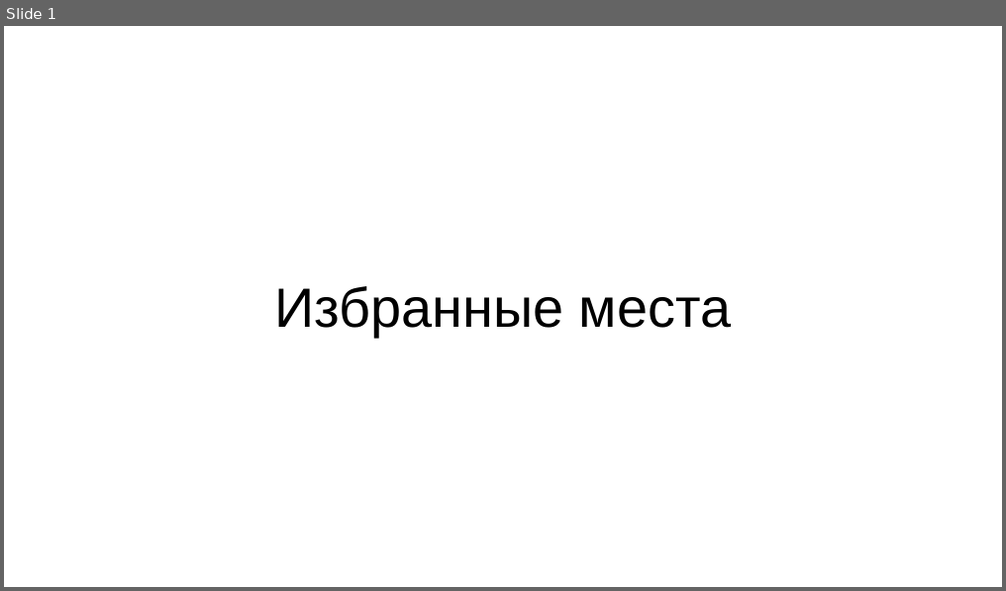
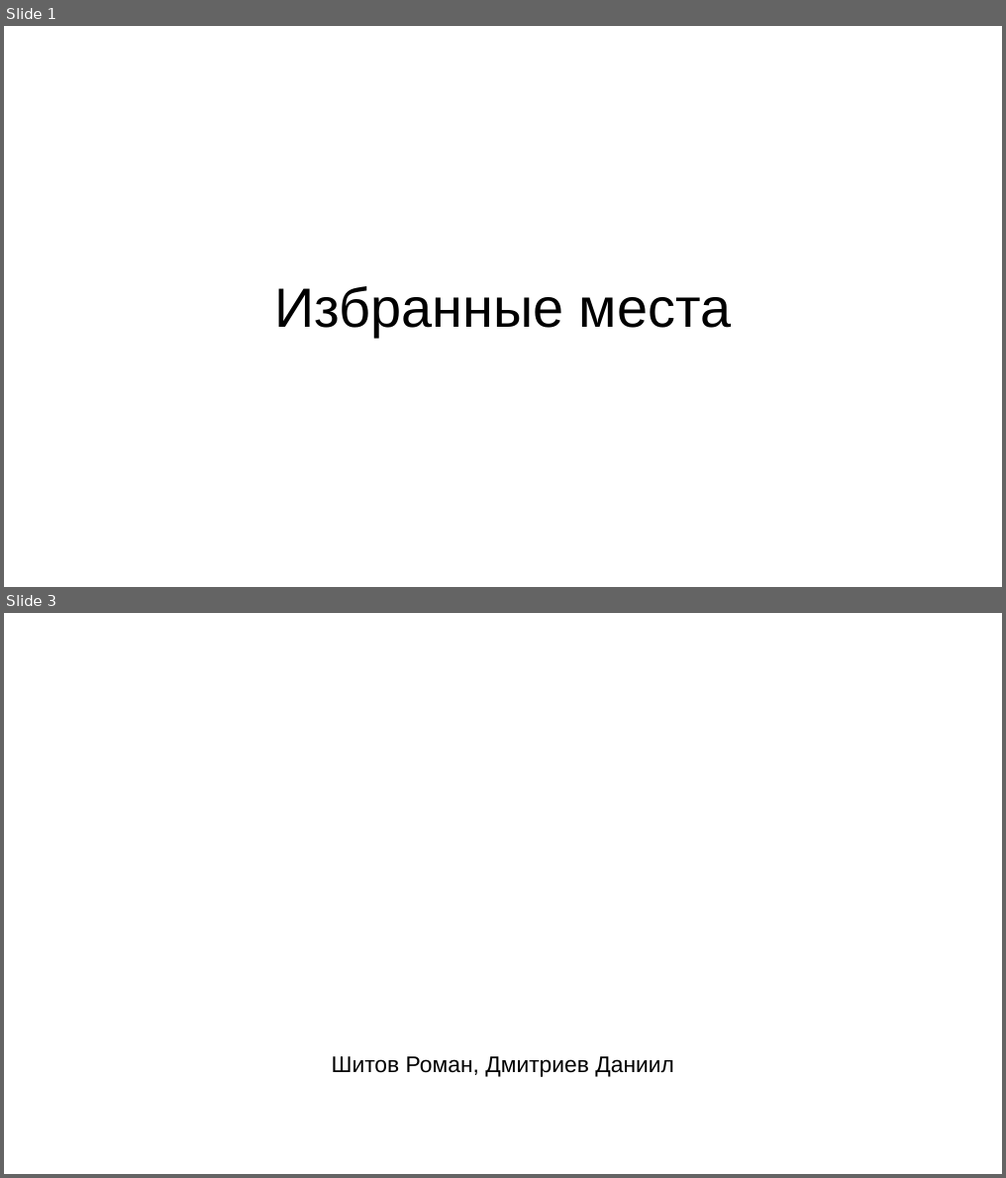
Before and after one commit to toadandahalf/Lyceum3, a slide deck: Бот презентация.odp. Shown one above the other, each under a label of ours: slide 1 before the commit, slides 1 and 3 after it; the slides between them are not shown. The pictures are 1006x591 and 1006x1178 pixels, drawn with LibreOffice and Linux fonts; fonts in the diff are those of the drawing. Boxes give left, top, right and bottom in pixels: in the first picture for what was removed or moved away, otherwise in the second. Text is boxed around its words. In the diff, an @@ line names an element or a change of style, - is before the commit and + after.

```diff
--- a/Бот презентация.odp
+++ b/Бот презентация.odp
@@ slide 3 added at [4, 613, 1002, 1174], background #FFFFFF @@
@@ title added at [332, 1057, 674, 1077], 18 pt, text #000000 @@
+Шитов Роман, Дмитриев Даниил
```
Also in this commit, not shown: 1 other slide added, 1 other file.
